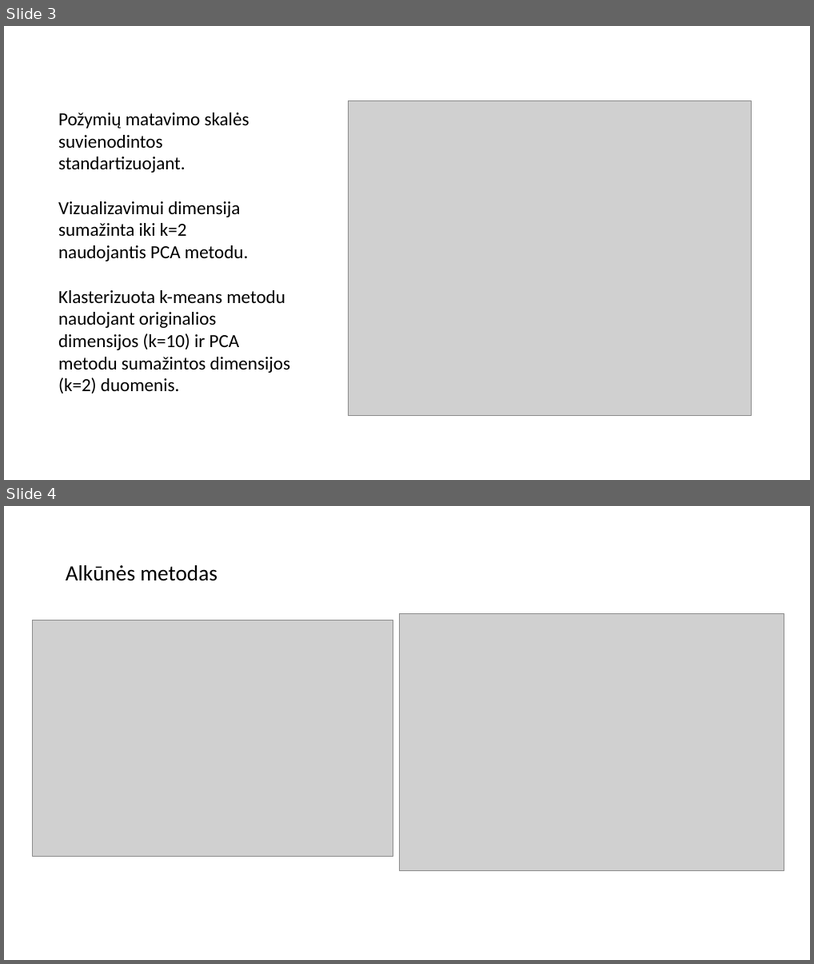
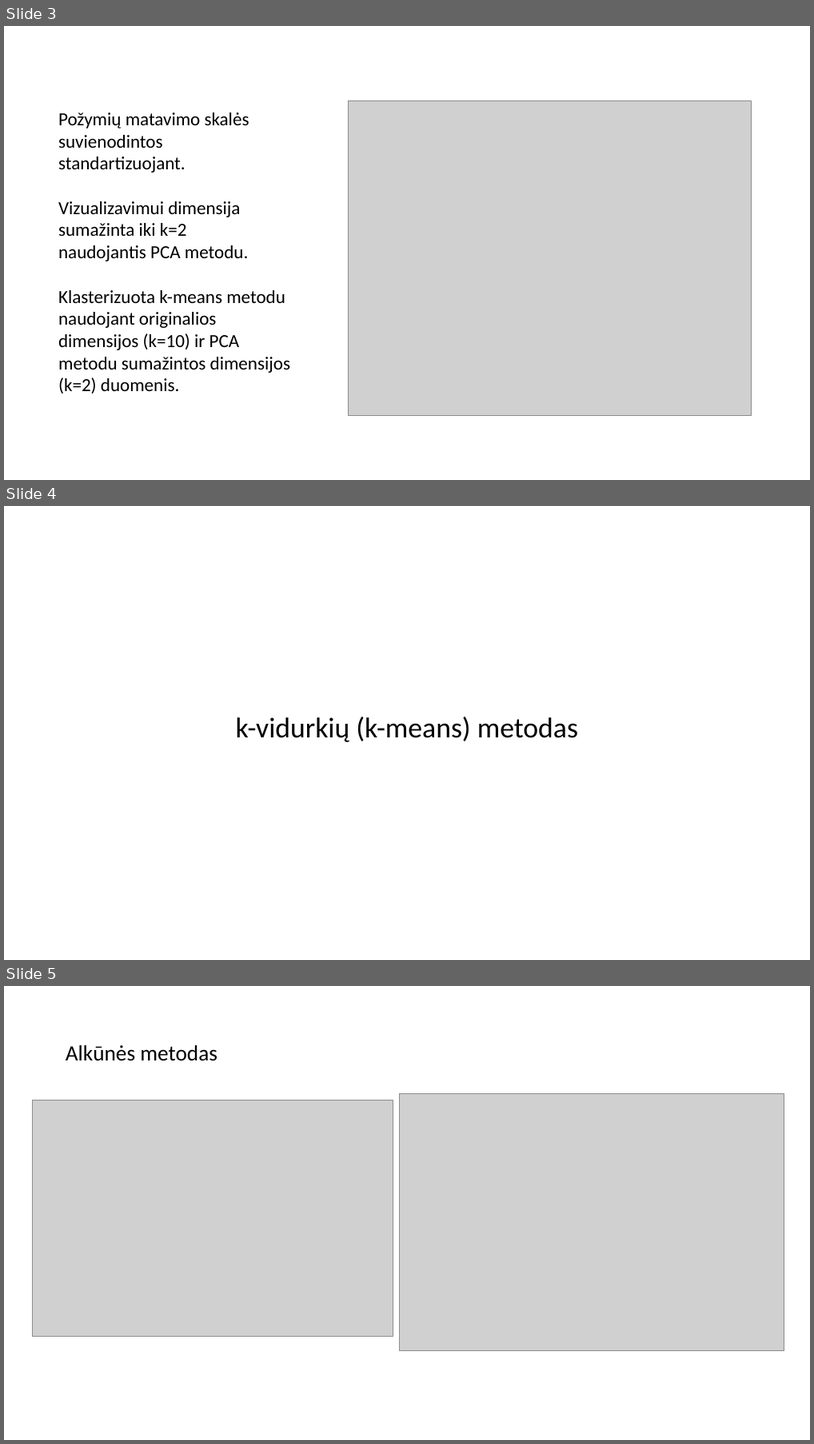
Before and after one commit to dovmar/PDVS, a slide deck: Lab_3/Pristatymas.pptx. Shown one above the other, each under a label of ours: slides 3 and 4 before the commit, slides 3, 4 and 5 after it. The pictures are 814x964 and 814x1444 pixels, drawn with LibreOffice and Linux fonts; fonts in the diff are those of the drawing; grey boxes stand for pictures. Boxes give left, top, right and bottom in pixels: in the first picture for what was removed or moved away, otherwise in the second. Text is boxed around its words. In the diff, an @@ line names an element or a change of style, - is before the commit and + after.

```diff
--- a/Lab_3/Pristatymas.pptx
+++ b/Lab_3/Pristatymas.pptx
@@ slide 4 added at [4,506,810,960], background #FFFFFF @@
@@ text added at [236,716,578,742], 34 pt, text #000000 @@
+k-vidurkių (k-means) metodas
@@ what was slide 4 is now slide 5 @@
```
Also in this commit, not shown: 5 other slides added, 1 slide removed, 4 other files.
